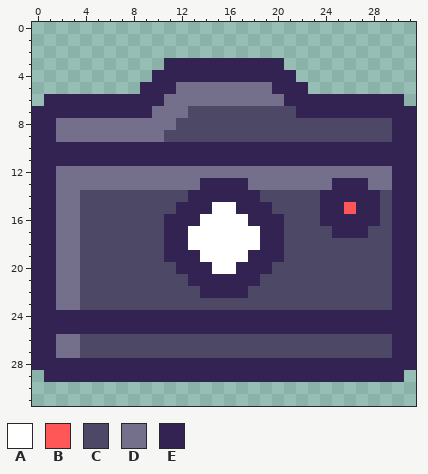
Pixel-art sprite, stored at camera.png. The first picture shows the starting point.
The file is 256x256 pixels, drawn in blocks of 8x8; one block is one cell here.
Palette (. is transparent): A #ffffff  B #ff5757  C #4c4866  D #74708c  E #322352
After:
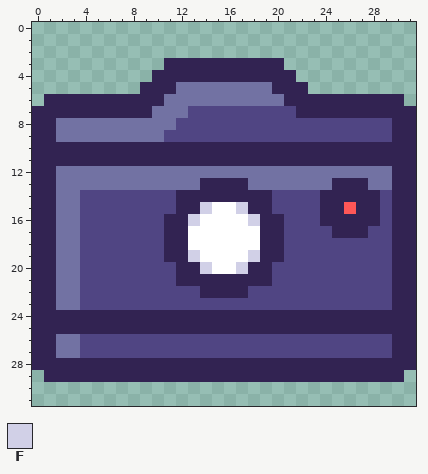
Colours new in this view: F #d1d0e7
Edits made:
Colour C changes from #4c4866 to #504583.
Colour D changes from #74708c to #7272a3.
Colour C becomes colour E in row 14 at x 12 and 19; in row 21 at x 12 and 19.
Colour E becomes colour F in row 15 at x 14 and 17; in row 16 at x 13 and 18; in row 19 at x 13 and 18; in row 20 at x 14 and 17.
